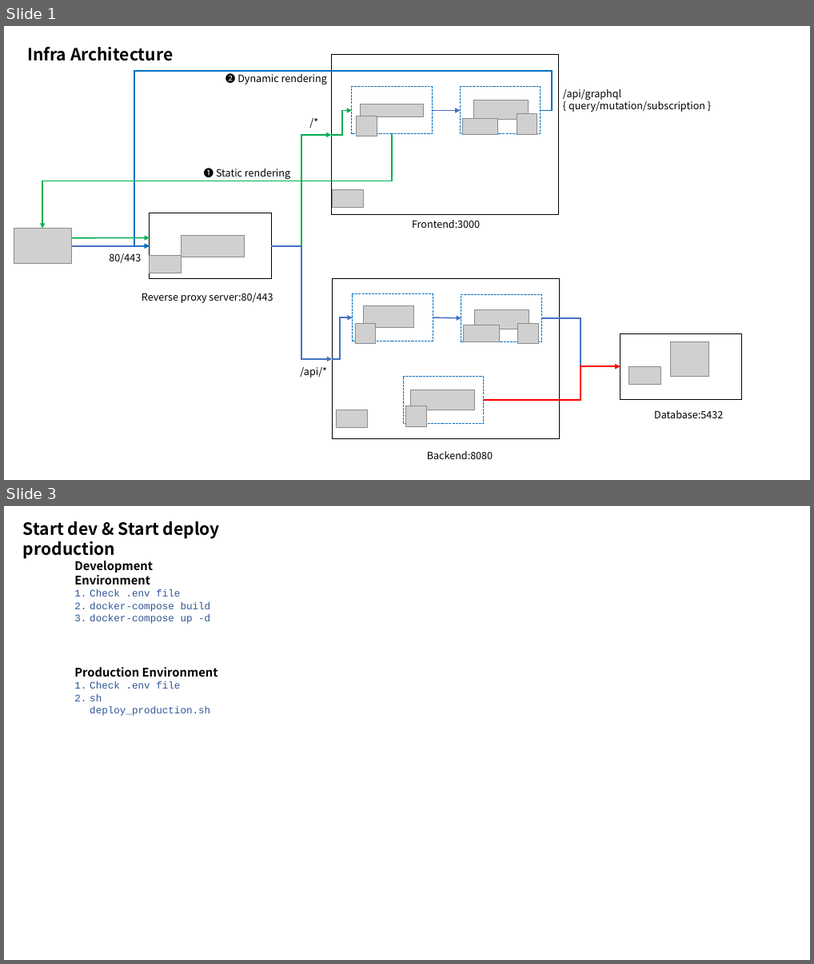
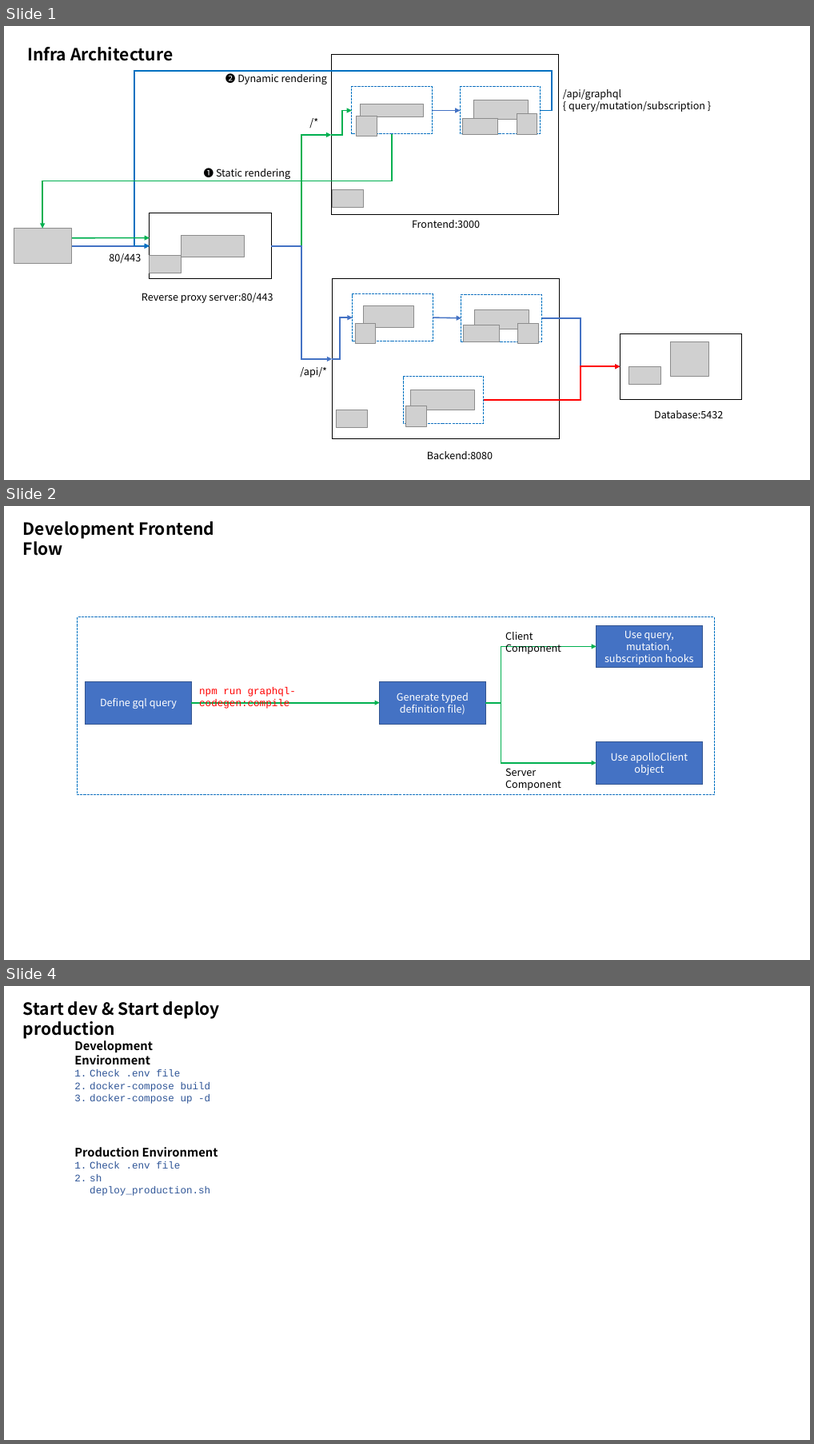
Before and after one commit to dukinfotech/nestjs-nextjs, a slide deck: docs/infra_architecture.pptx. Shown one above the other, each under a label of ours: slides 1 and 3 before the commit, slides 1, 2 and 4 after it; the slides between them are not shown. The pictures are 814x964 and 814x1444 pixels, drawn with LibreOffice and Linux fonts; fonts in the diff are those of the drawing; grey boxes stand for pictures. Boxes give left, top, right and bottom in pixels: in the first picture for what was removed or moved away, otherwise in the second. Text is boxed around its words. In the diff, an @@ line names an element or a change of style, - is before the commit and + after.

```diff
--- a/docs/infra_architecture.pptx
+++ b/docs/infra_architecture.pptx
@@ slide 2 added at [4,506,810,960], background #FFFFFF @@
@@ text added at [23,521,214,556], 20 pt, text #000000, bold @@
+Development Frontend Flow
@@ rectangle added at [78,617,715,795], outline #0070C0 1 pt dashed @@
@@ rectangle added at [597,625,702,668], fill #4472C4, outline #325491 1 pt, 12 pt, text #FFFFFF @@
+Use query, mutation, subscription hooks
@@ elbow arrow added from (486, 703) to (597, 646), #00B050 1.5 pt @@
@@ text added at [506,632,562,654], 12 pt, text #000000 @@
+Client Component
@@ rectangle added at [86,681,191,724], fill #4472C4, outline #325491 1 pt, 12 pt, text #FFFFFF @@
+Define gql query
@@ text added at [199,687,296,708], 12 pt, text #FF0000 @@
+npm run graphql-codegen:compile
@@ rectangle added at [380,681,486,724], fill #4472C4, outline #325491 1 pt, 12 pt, text #FFFFFF @@
+Generate typed definition file)
@@ arrow added from (191, 703) to (380, 703), #00B050 1.5 pt @@
@@ elbow arrow added from (486, 703) to (597, 763), #00B050 1.5 pt @@
@@ rectangle added at [597,741,702,784], fill #4472C4, outline #325491 1 pt, 12 pt, text #FFFFFF @@
+Use apolloClient object
@@ text added at [506,768,562,790], 12 pt, text #000000 @@
+Server Component
@@ what was slide 3 is now slide 4 @@
```
Also in this commit, not shown: 1 slide changed.
